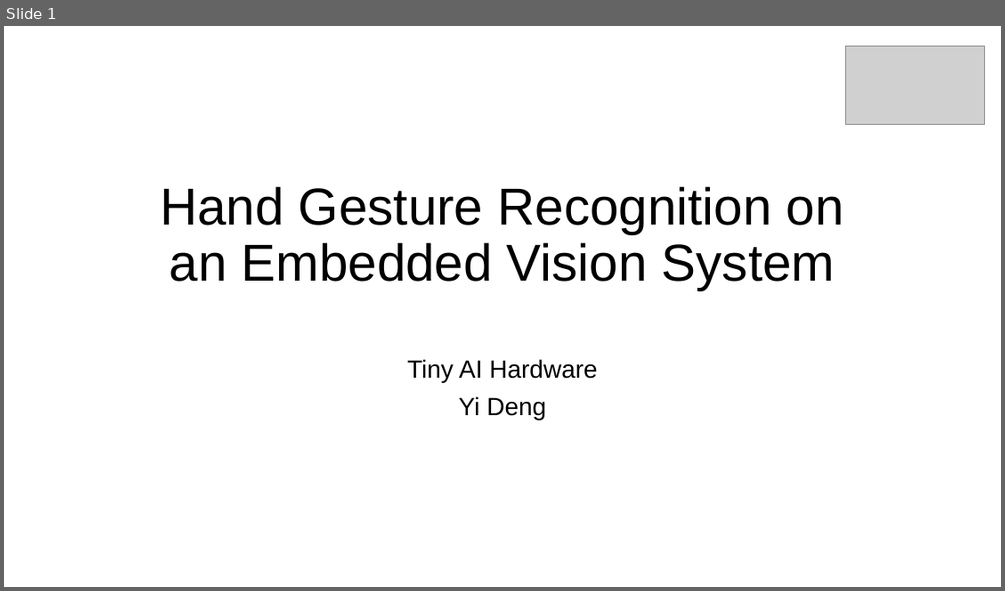
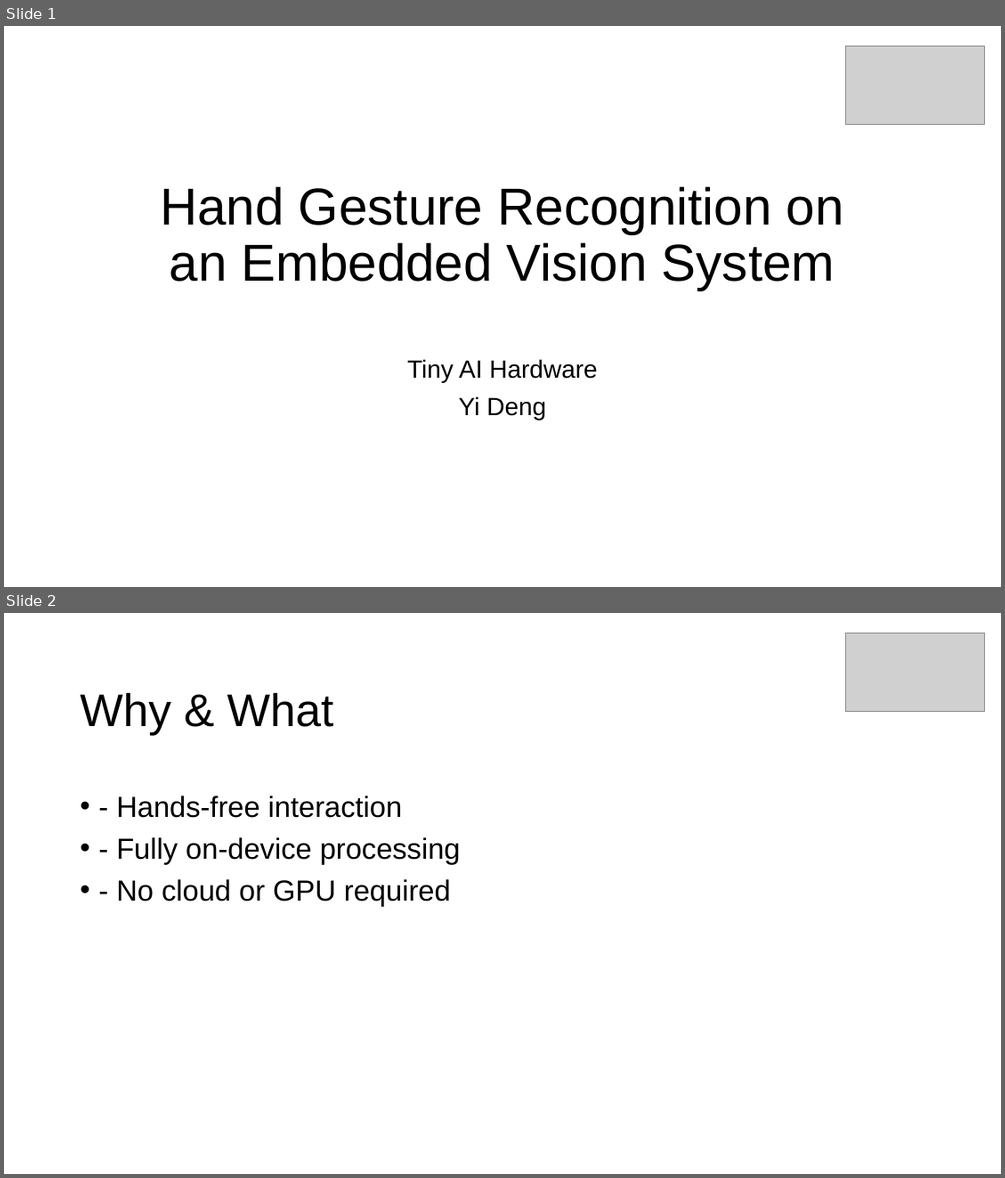
Before and after one commit to Mircea-s-classes/ai-hardware-project-proposal-tiny-ai-hardware, a slide deck: docs/Tiny AI Hardware.pptx. Shown one above the other, each under a label of ours: slide 1 before the commit, slides 1 and 2 after it. The pictures are 1005x591 and 1005x1178 pixels, drawn with LibreOffice and Linux fonts; fonts in the diff are those of the drawing; grey boxes stand for pictures. Boxes give left, top, right and bottom in pixels: in the first picture for what was removed or moved away, otherwise in the second. Text is boxed around its words. In the diff, an @@ line names an element or a change of style, - is before the commit and + after.

```diff
--- a/docs/Tiny AI Hardware.pptx
+++ b/docs/Tiny AI Hardware.pptx
@@ slide 2 added at (4,613,1001,1174), background #FFFFFF @@
@@ picture added at (845,633,985,712) @@
@@ title added at (80,692,334,735), 44 pt, text #000000 @@
+Why & What
@@ text added at (116,795,461,906), 28 pt, text #000000 @@
+• - Hands‑free interaction
+• - Fully on-device processing
+• - No cloud or GPU required
```
Also in this commit, not shown: 1 other slide added, 1 slide removed.
